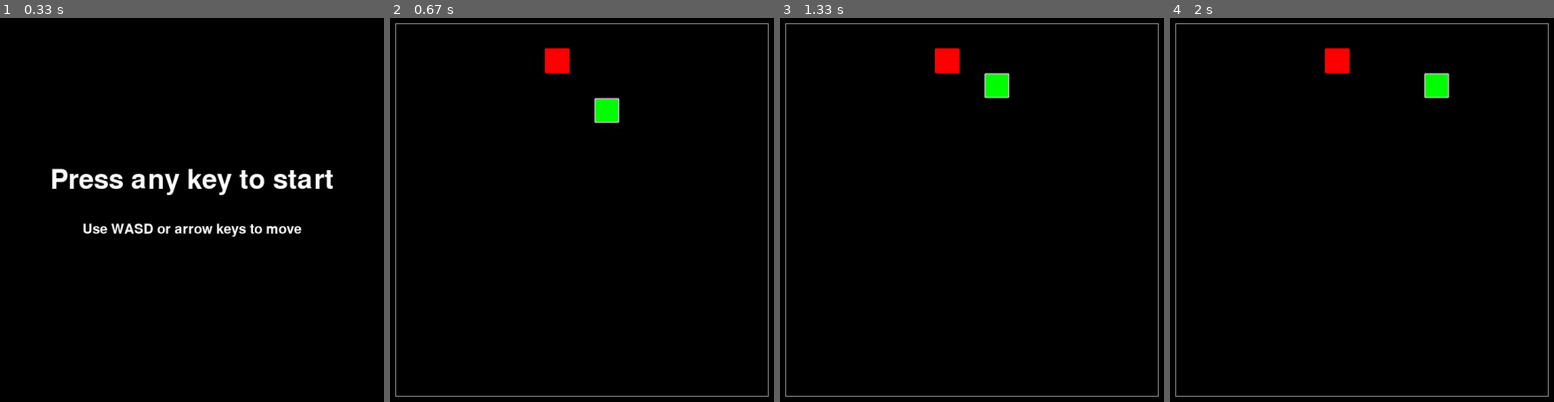
Above: before the commit, frames 1-4 (left to right).
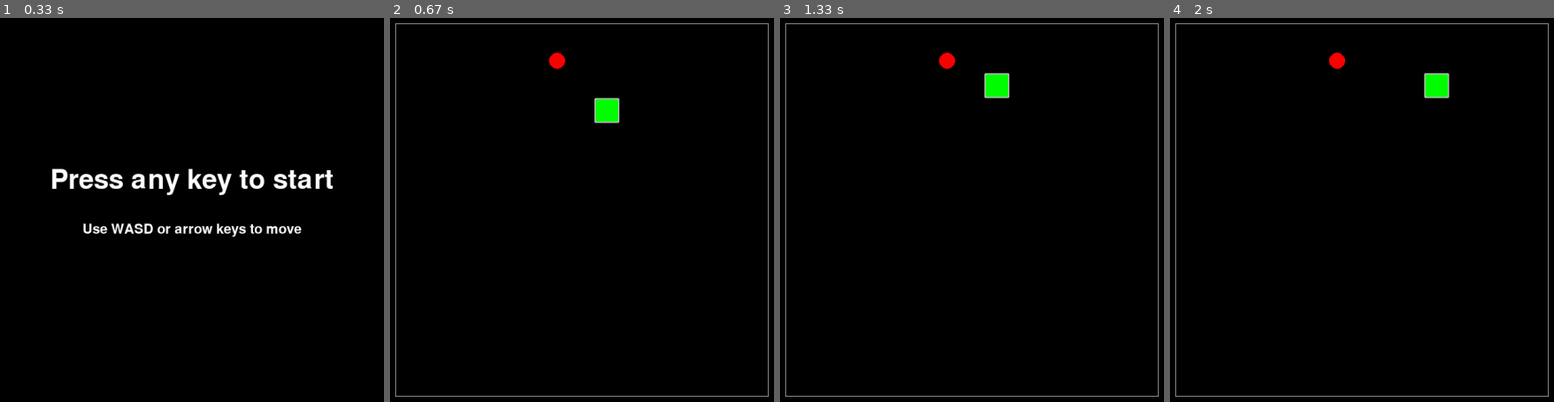
Above: after the commit, the same moments.

Repository: benbxncroft/pygame-snake
Game: pygame game, started from snake/snake.py
The game is run twice, just before and just after one commit, with the same random seed, the same clock (stepped at 60 frames per second) and the same inputs.
Inputs:
- Up to frame 1 (0.33 s): no input
- Up to frame 2 (0.67 s): hold Right from 0.33 s (still down)
- Up to frame 3 (1.33 s): release Right at 0.8 s; hold Up 0.83-1.13 s; hold Right from 1.17 s (still down)
- Up to frame 4 (2 s): release Right at 1.63 s

Frame 1 is identical in both runs. In frame 2, 0.3% of the frame differs, in the area x 40-47%, y 7-15%; in frame 3, 0.3%; in frame 4, 0.3%.

Commit message:
change food shape

Diff:
--- a/snake/snake.py
+++ b/snake/snake.py
@@ -40,24 +40,29 @@
 
 def reset_food(state) -> None:
     state.food_pos = random_pos(state.play_area)
+
     if pygame.Rect.collidepoint(state.snake_head, state.food_pos):
         reset_food(state)
     for chunk in state.snake_trail:
         if pygame.Rect.collidepoint(chunk, state.food_pos):
             reset_food(state)
-    state.food = pygame.Rect(
-        state.food_pos.x, state.food_pos.y, PIXEL_WIDTH, PIXEL_WIDTH
-    )
 
 
 def draw_food(state) -> None:
-    pygame.draw.rect(state.play_area, "red", state.food, 0, 2)
+    center = (
+        state.food_pos.x + (PIXEL_WIDTH / 2),
+        state.food_pos.y + (PIXEL_WIDTH / 2),
+    )
+    pygame.draw.circle(state.play_area, "red", center, PIXEL_WIDTH / 3)
 
 
 def handle_move_event(state) -> None:
     move_snake(state)
 
-    if not pygame.Rect.colliderect(state.snake_head, state.food) and state.snake_trail:
+    if (
+        not pygame.Rect.collidepoint(state.snake_head, state.food_pos)
+        and state.snake_trail
+    ):
         state.snake_trail.pop()
     else:
         reset_food(state)
@@ -175,14 +180,13 @@
 
 def init_food(surface) -> pygame.Rect:
     food_pos = random_pos(surface)
-    food = pygame.Rect(food_pos.x, food_pos.y, PIXEL_WIDTH, PIXEL_WIDTH)
-    return food
+    return food_pos
 
 
 def init_player_and_food(state) -> None:
     return {
         "snake_head": init_player(state["play_area"]),
-        "food": init_food(state["play_area"]),
+        "food_pos": init_food(state["play_area"]),
     }
 
 
